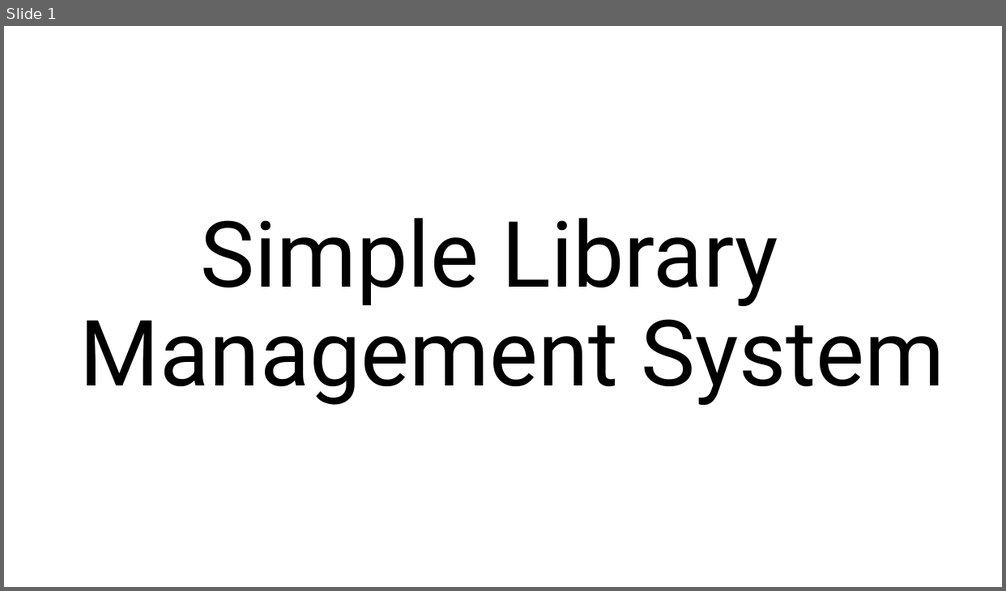
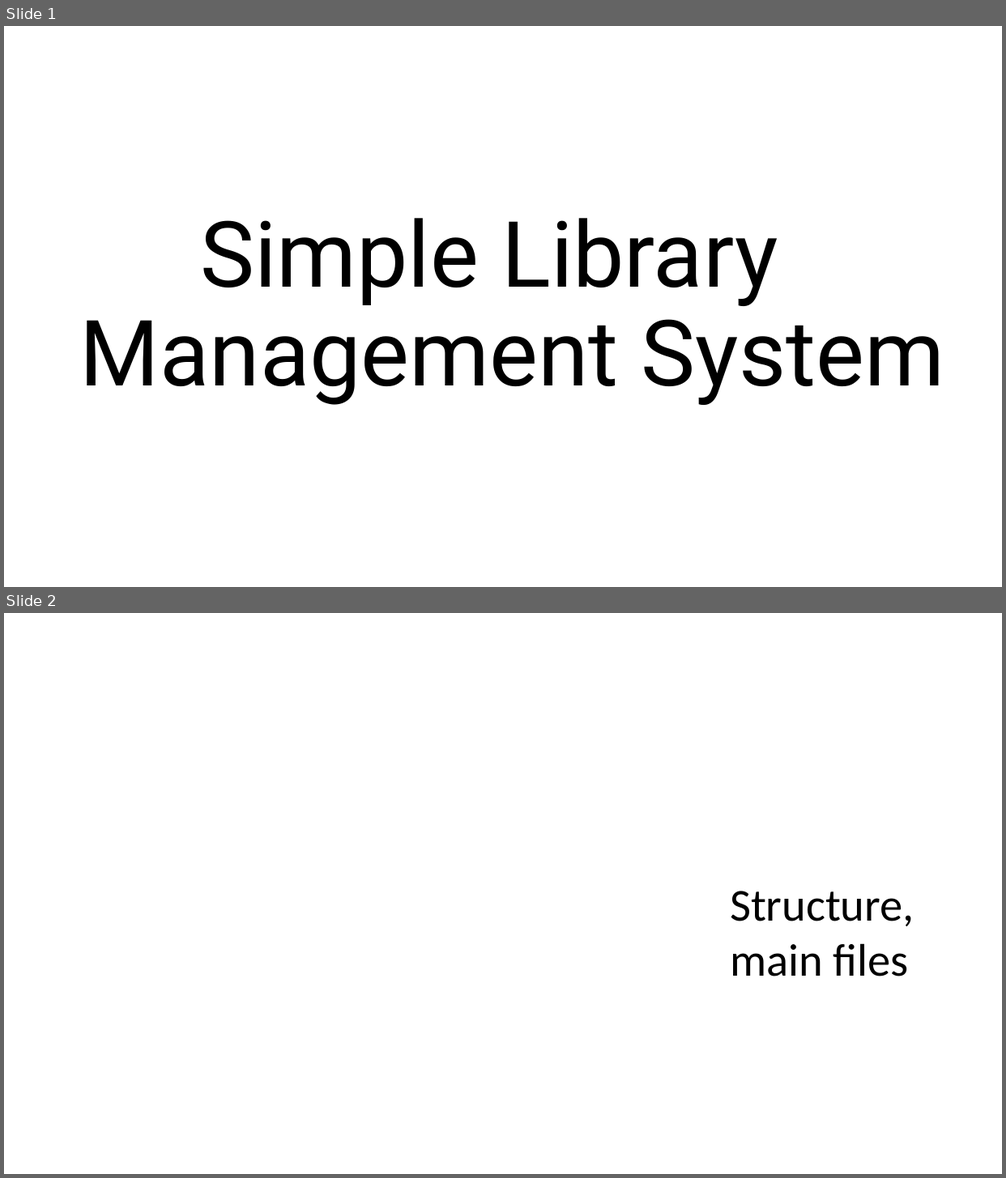
Before and after one commit to srbgd/SimpleLMS, a slide deck: slms_structure.pptx. Shown one above the other, each under a label of ours: slide 1 before the commit, slides 1 and 2 after it. The pictures are 1006x591 and 1006x1178 pixels, drawn with LibreOffice and Linux fonts; fonts in the diff are those of the drawing; background and template pictures are left out. Boxes give left, top, right and bottom in pixels: in the first picture for what was removed or moved away, otherwise in the second. Text is boxed around its words. In the diff, an @@ line names an element or a change of style, - is before the commit and + after.

```diff
--- a/slms_structure.pptx
+++ b/slms_structure.pptx
@@ slide 2 added at <box>4,613,1002,1174</box>, background picture (left out) @@
@@ text added at <box>730,891,914,977</box>, 44 pt, text #000000 @@
+Structure, main files
```
Also in this commit, not shown: 3 slides changed, 3 other slides added, 1 slide removed, 4 other files.
